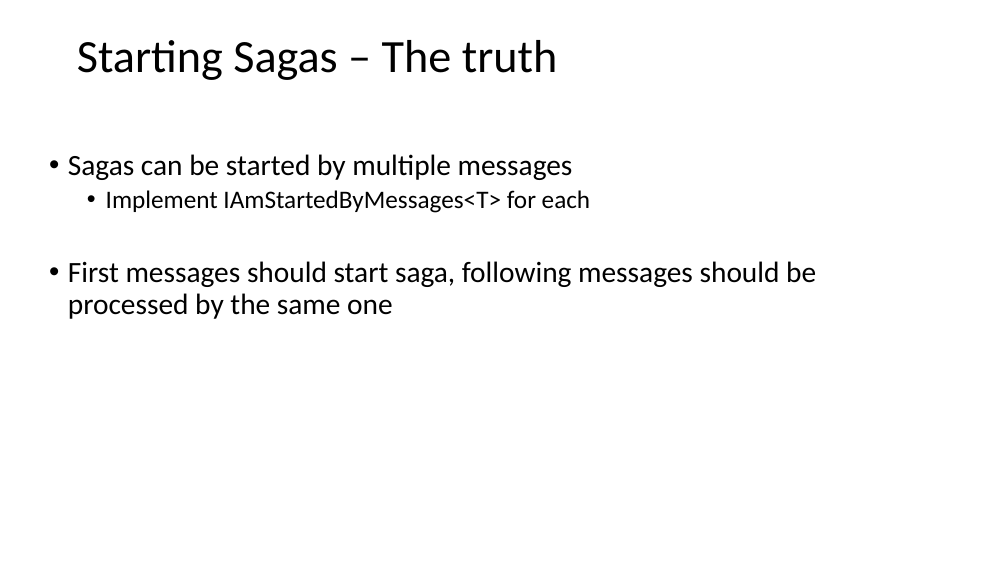
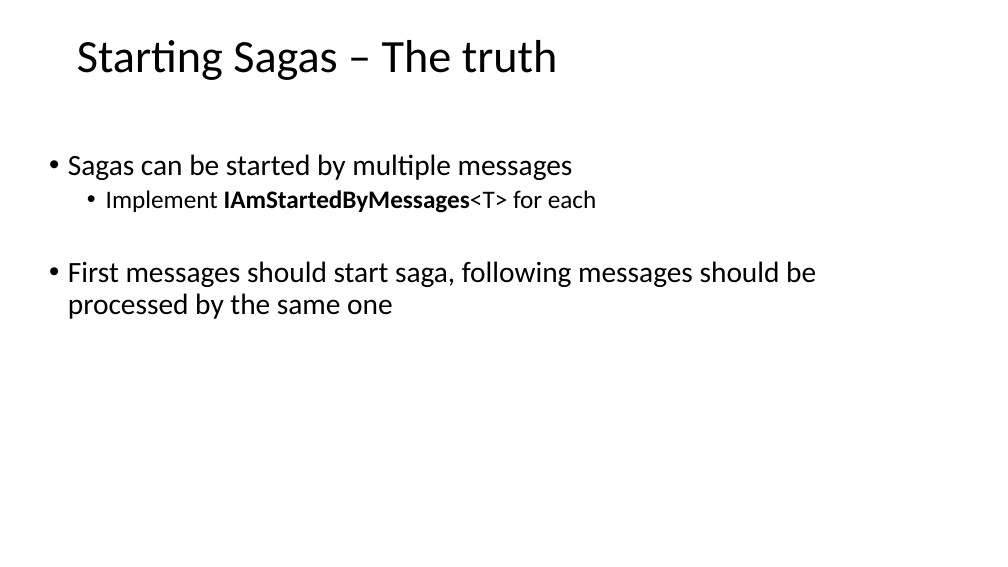
Before and after one commit to Particular/SagaMasterClass, a slide deck: slide 17 of SagaMasterClass.pptx. Drawn at 1008x567 pixels with LibreOffice and Linux fonts; fonts in the diff are those of the drawing. Boxes give left, top, right and bottom in pixels: in the first picture for what was removed or moved away, otherwise in the second. Text is boxed around its words. In the diff, an @@ line names an element or a change of style, - is before the commit and + after.

```diff
--- a/SagaMasterClass.pptx
+++ b/SagaMasterClass.pptx
@@ text at <box>106,190,596,213</box>: bold on in "IAmStartedByMessages<T>" @@
```
Also in this commit, not shown: 12 other slides changed, 1 slide removed.
